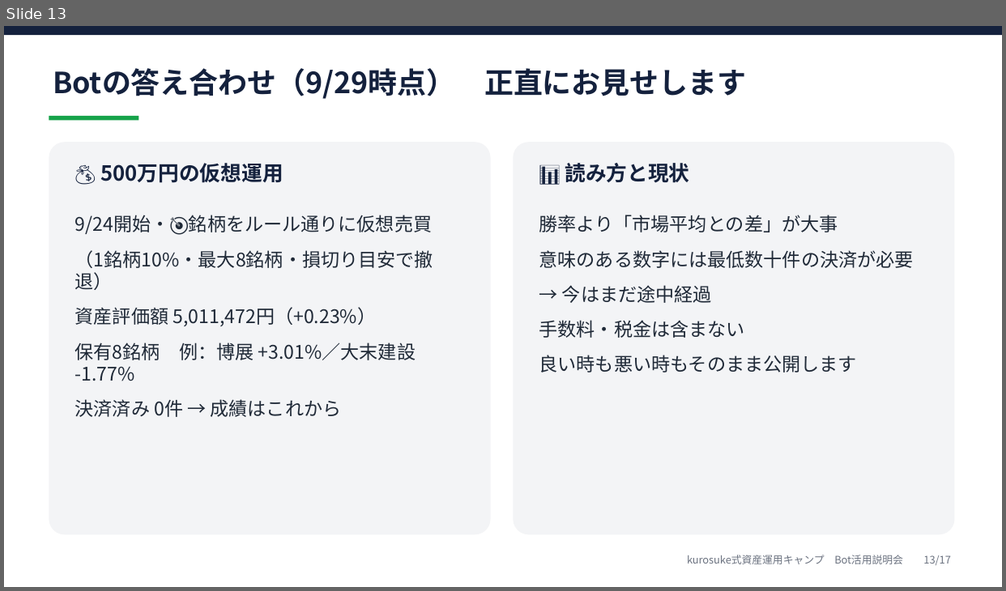
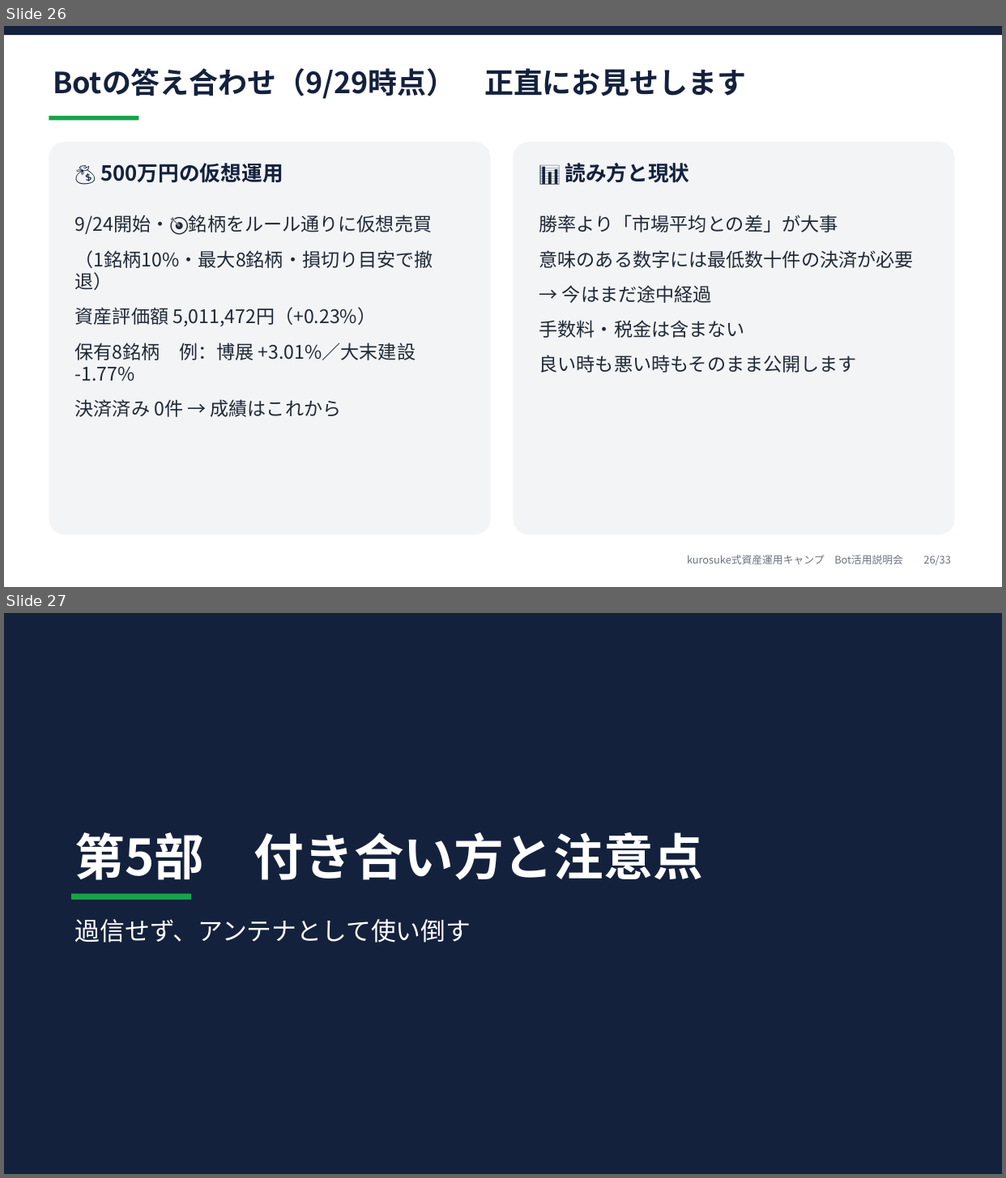
Before and after one commit to kurosuke26/Trading-Signal-Bot-Kurosuke, a slide deck: docs/camp_briefing/camp_briefing.pptx. Shown one above the other, each under a label of ours: slide 13 before the commit, slides 26 and 27 after it. The pictures are 1006x591 and 1006x1178 pixels, drawn with LibreOffice and Linux fonts; fonts in the diff are those of the drawing. Boxes give left, top, right and bottom in pixels: in the first picture for what was removed or moved away, otherwise in the second. Text is boxed around its words. In the diff, an @@ line names an element or a change of style, - is before the commit and + after.

```diff
--- a/docs/camp_briefing/camp_briefing.pptx
+++ b/docs/camp_briefing/camp_briefing.pptx
@@ slide 27 added at (4, 613, 1002, 1174), background #FFFFFF @@
@@ rectangle added at (4, 613, 1002, 1174), fill #14213D @@
@@ text added at (75, 833, 703, 880), 48 pt, text #FFFFFF, bold @@
+第5部 付き合い方と注意点
@@ rectangle added at (71, 894, 191, 900), fill #16A34A @@
@@ text added at (75, 919, 471, 943), 24 pt, text #FFFFFF @@
+過信せず、アンテナとして使い倒す
@@ what was slide 13 is now slide 26 @@
@@ slide 26 changed as well @@
@@ text at (687, 555, 950, 565): text changed @@
-kurosuke式資産運用キャンプ Bot活用説明会 13/17
+kurosuke式資産運用キャンプ Bot活用説明会 26/33
```
Also in this commit, not shown: 15 other slides changed, 15 other slides added, 2 other files.
